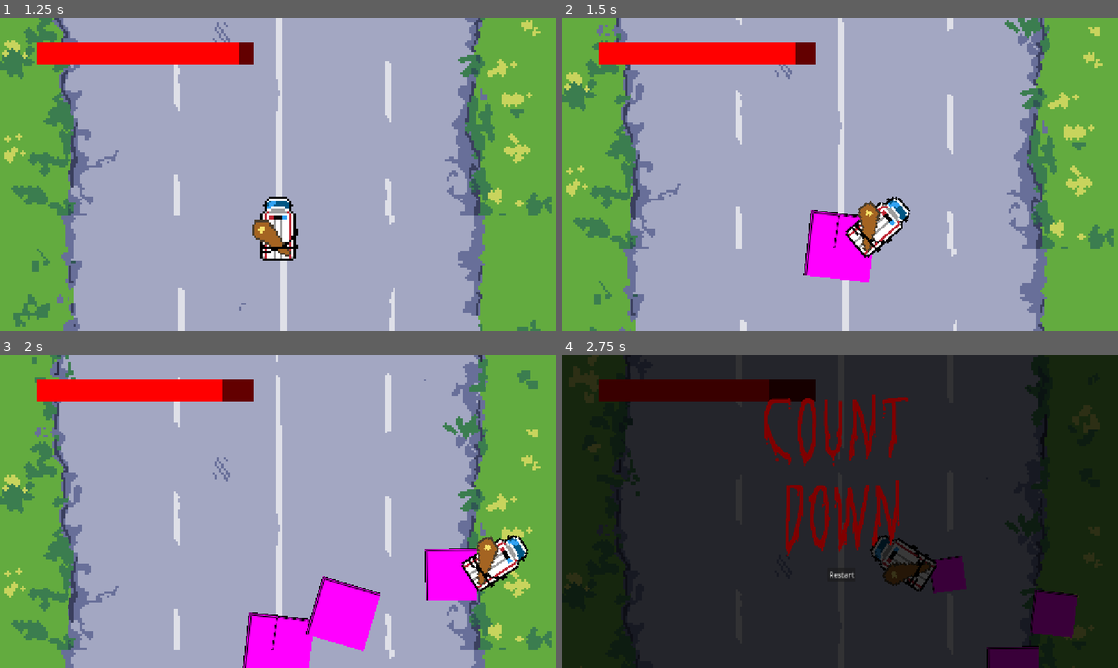
Above: before the commit, frames 1-4 (two rows, left to right).
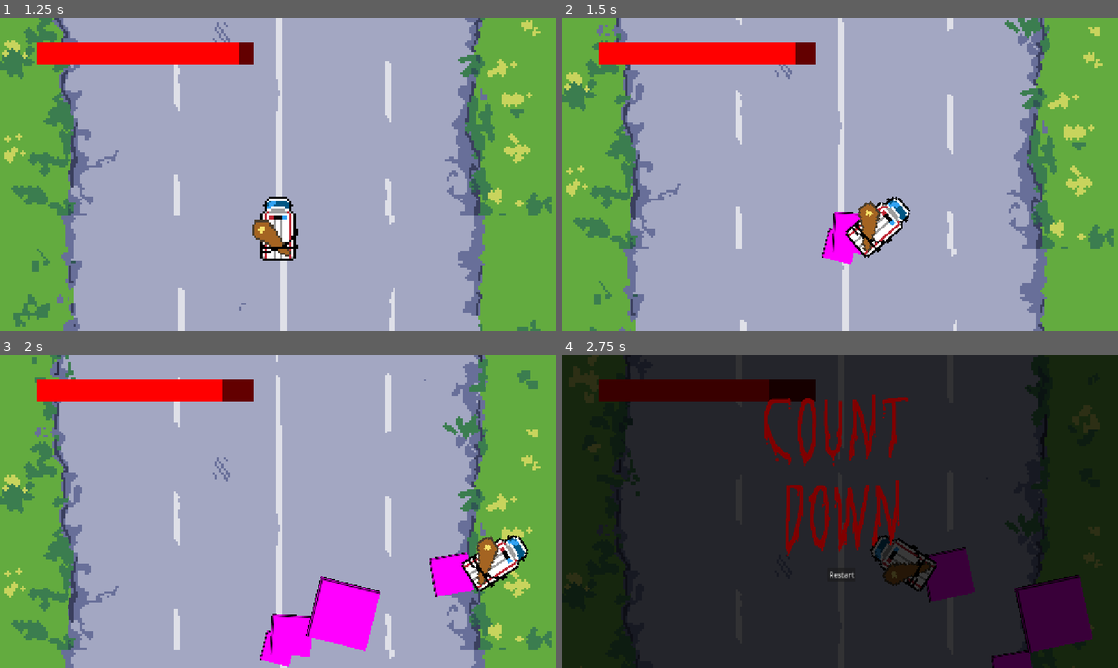
Above: after the commit, the same moments.

Repository: danielcannell/dracula-dash
Game: Godot game, scene res://scenes/title.tscn
Two runs of this game, one before a commit and one after it. Both use one fixed random seed, a clock stepped at 60 frames per second and the inputs below.
Inputs (mouse positions are in pixels of both pictures, inside the frame that each line leads up to):
- Up to frame 1 (1.25 s): click "Start Game" at 0.5 s
- Up to frame 2 (1.5 s): tap Enter (ui_accept) at 1.25, 1.35 s; move the mouse to (962, 158) at 1.27 s; hold Right (turn_right) from 1.28 s (still down); click (962, 158) at 1.42 s
- Up to frame 3 (2 s): keep holding Right (turn_right); tap Enter (ui_accept) at 1.52, 1.82 s
- Up to frame 4 (2.75 s): move the mouse to (728, 527) at 2.02 s; release Right (turn_right) at 2.03 s; hold Left (turn_left) from 2.03 s (still down); tap X at 2.1 s; tap Enter (ui_accept) at 2.27, 2.3, 2.57 s

Frame 1 is identical in both runs. In frame 2, 1.5% of the frame differs, in the area x 43-56%, y 61-85%; in frame 3, 2.0%; in frame 4, 2.3%, in the area x 65-96%, y 61-100%.

Commit message:
Refactor splat

Diff:
--- a/scenes/main.gd
+++ b/scenes/main.gd
@@ -11,7 +11,7 @@
 # Called every frame. 'delta' is the elapsed time since the previous frame.
 func _process(delta: float) -> void:
 	if Input.is_action_just_pressed("ui_accept"):
-		$SplatSpawner.splat($Dracula.global_position)
+		$SplatSpawner.make_splat($Dracula.global_position)
 	pass
 
 func _input(event: InputEvent) -> void:
--- a/scenes/main.tscn
+++ b/scenes/main.tscn
@@ -70,6 +70,7 @@
 action_right = &"turn_right"
 action_up = &""
 action_down = &""
+
 [node name="Death" parent="." unique_id=623993836 instance=ExtResource("5_tbgi4")]
 
 [connection signal="blood" from="Dracula" to="UI/Healthbar" method="set_health"]
--- a/scenes/splat_spawner.gd
+++ b/scenes/splat_spawner.gd
@@ -3,11 +3,12 @@
 @export var splat_scene: PackedScene
 @export var scroll_speed := 300.0
 
-func splat(pos: Vector2) -> void:
+func make_splat(pos: Vector2) -> void:
 	var splat = splat_scene.instantiate()
 	add_child(splat)
 
-	var scale = randf_range(0.8, 2.5)
-	splat.transform = Transform2D(randf_range(-0.3, 0.3), Vector2.ZERO).scaled(Vector2(scale, scale))
+	var splat_scale = randf_range(0.8, 2.5)
 	splat.global_position = pos
+	splat.scale = Vector2(1, 1) * splat_scale
+	splat.rotation = randf_range(-0.3, 0.3)
 	splat.scroll_speed = scroll_speed
Not shown: 1 places in scenes/main.tscn that only renumber resources
